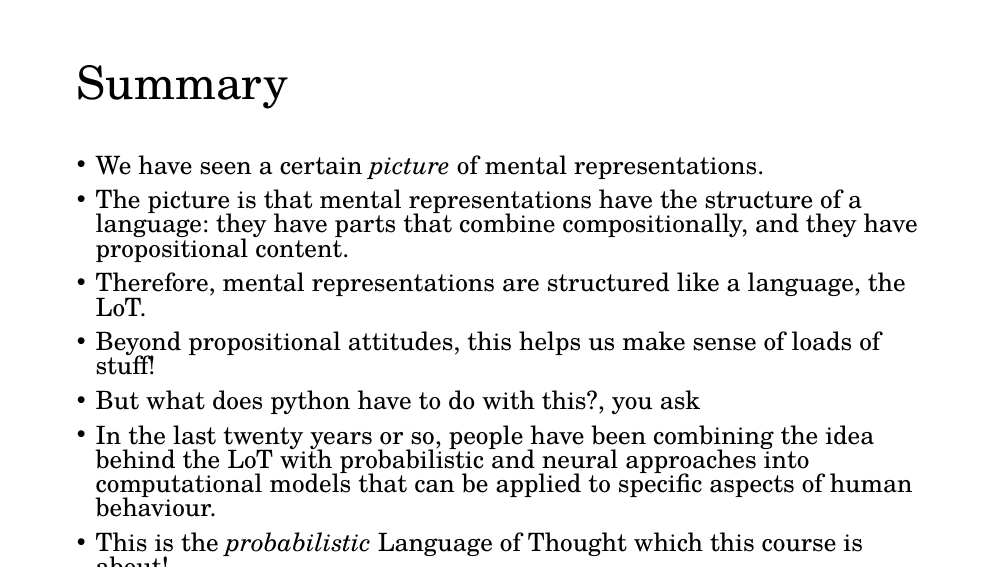
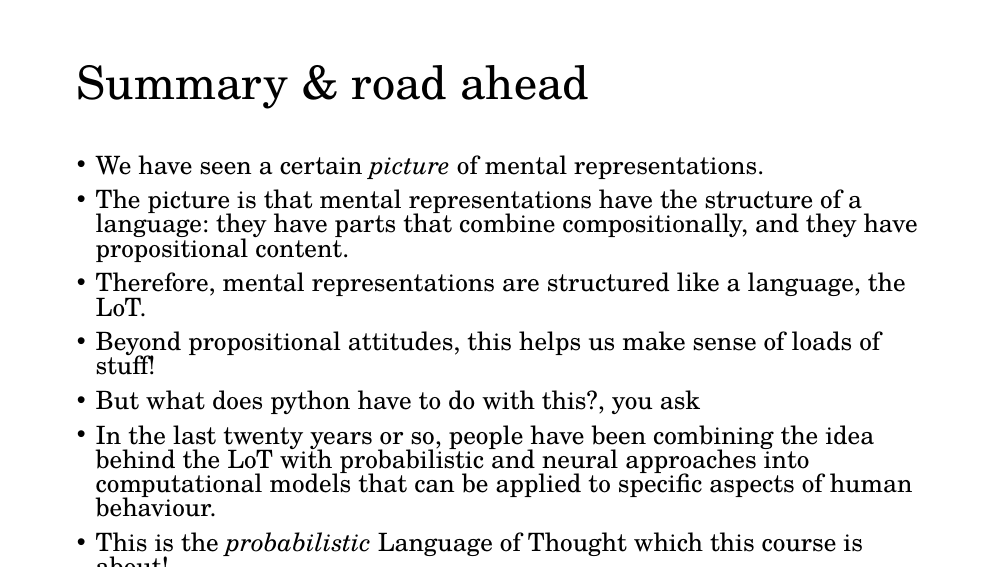
Before and after one commit to thelogicalgrammar/pLoT_course, a slide deck: slide 28 of 1_introduction.pptx. Drawn at 1008x567 pixels with LibreOffice and Linux fonts; fonts in the diff are those of the drawing; background and template pictures are left out. Boxes give left, top, right and bottom in pixels: in the first picture for what was removed or moved away, otherwise in the second. Text is boxed around its words. In the diff, an @@ line names an element or a change of style, - is before the commit and + after.

```diff
--- a/1_introduction.pptx
+++ b/1_introduction.pptx
@@ title at <box>77,65,589,109</box>: text changed @@
-Summary
+Summary & road ahead
```
Also in this commit, not shown: 7 other slides changed, 9 other files.
